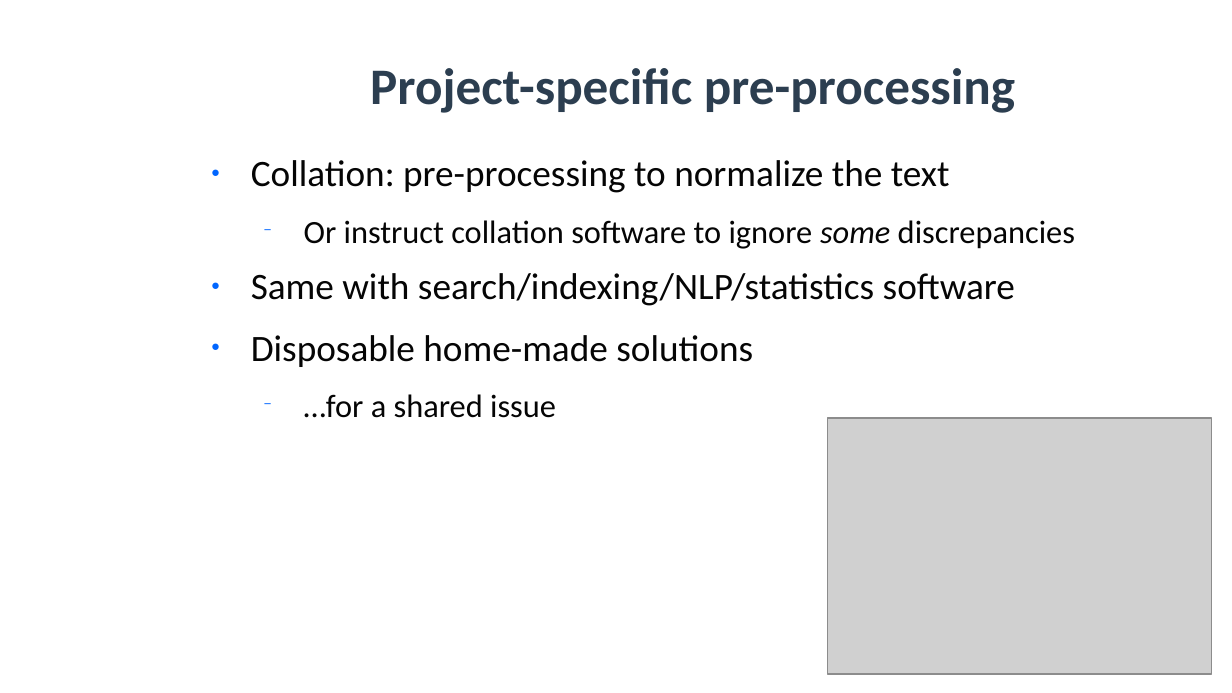
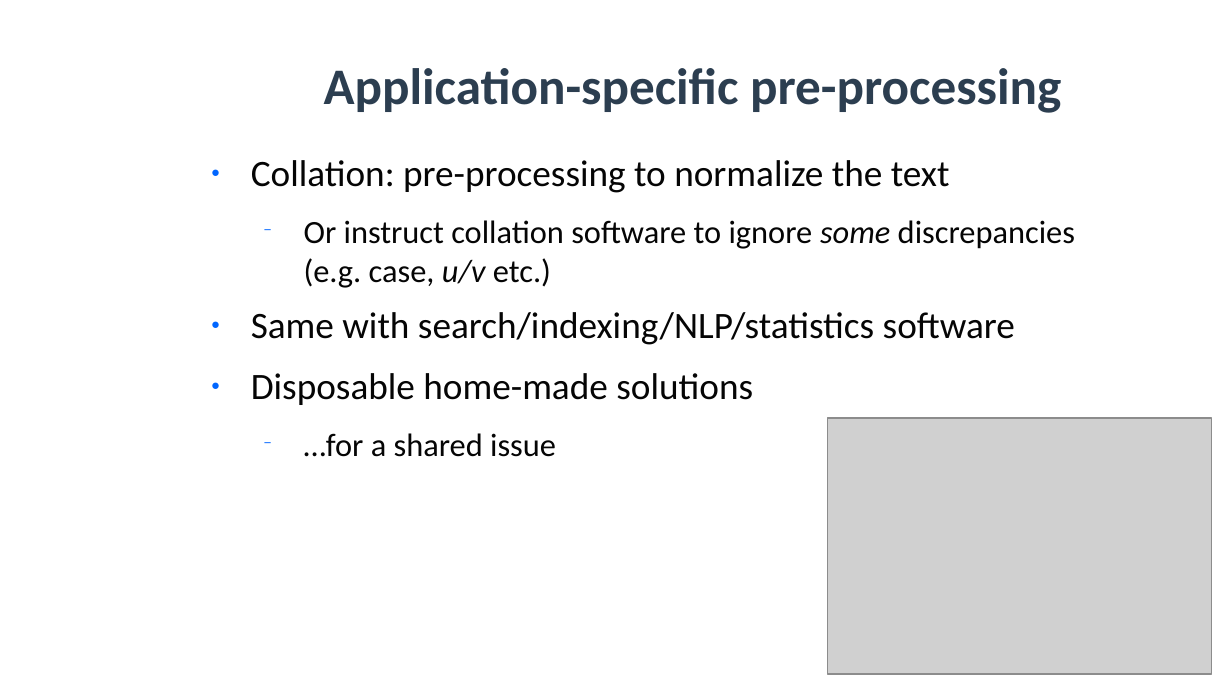
Before and after one commit to SunoikisisDC/SunoikisisDC-2021-2022, a slide deck: slide 24 of Summer/Session3_Monella.odp. Drawn at 1232x693 pixels with LibreOffice and Linux fonts; fonts in the diff are those of the drawing; grey boxes stand for pictures; background and template pictures are left out. Boxes give left, top, right and bottom in pixels: in the first picture for what was removed or moved away, otherwise in the second. Text is boxed around its words. In the diff, an @@ line names an element or a change of style, - is before the commit and + after.

Commit message:
Application-specific pre-processing

```diff
--- a/Summer/Session3_Monella.odp
+++ b/Summer/Session3_Monella.odp
@@ title at (324,68,1061,113): text changed @@
-Project-specific pre-processing
+Application-specific pre-processing
@@ text at (304,220,1075,288): text changed @@
-  − Or instruct collation software to ignore some discrepancies
+  − Or instruct collation software to ignore some discrepancies (e.g. case, u/v etc.)
```
Also in this commit, not shown: 1 other file.
